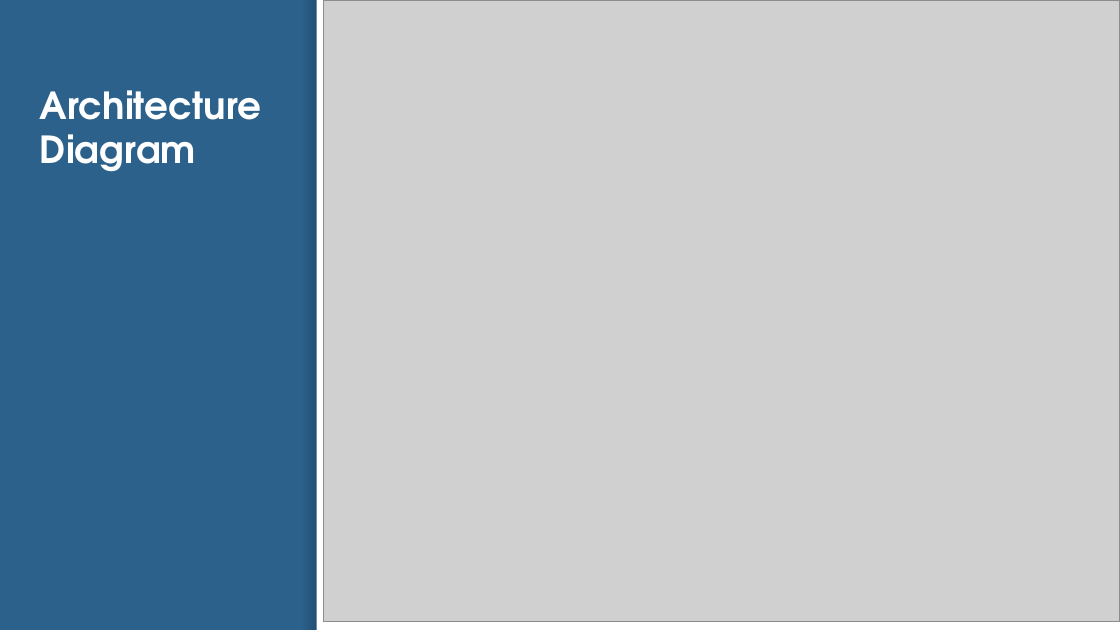
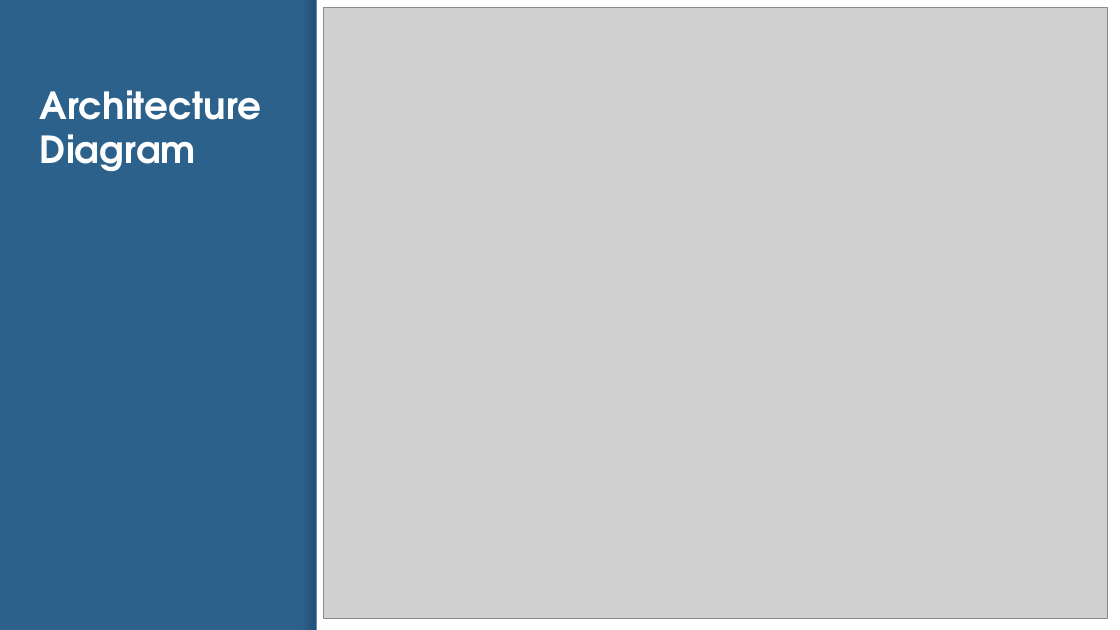
Before and after one commit to ShikharBhatt/NITI, a slide deck: slide 10 of niti aayog.pptx. Drawn at 1120x630 pixels with LibreOffice and Linux fonts; fonts in the diff are those of the drawing; grey boxes stand for pictures. Boxes give left, top, right and bottom in pixels: in the first picture for what was removed or moved away, otherwise in the second. Text is boxed around its words. In the diff, an @@ line names an element or a change of style, - is before the commit and + after.

```diff
--- a/niti aayog.pptx
+++ b/niti aayog.pptx
@@ picture: place and size @@
-picture at (324, 0, 1120, 622)
+picture at (324, 8, 1108, 619)
@@ page number added at (1087, 618, 1104, 620), 10 pt, text #CCCCCC @@
+10
```
Also in this commit, not shown: 3 other slides changed, 2 slides added, 2 slides removed, 2 other files.
